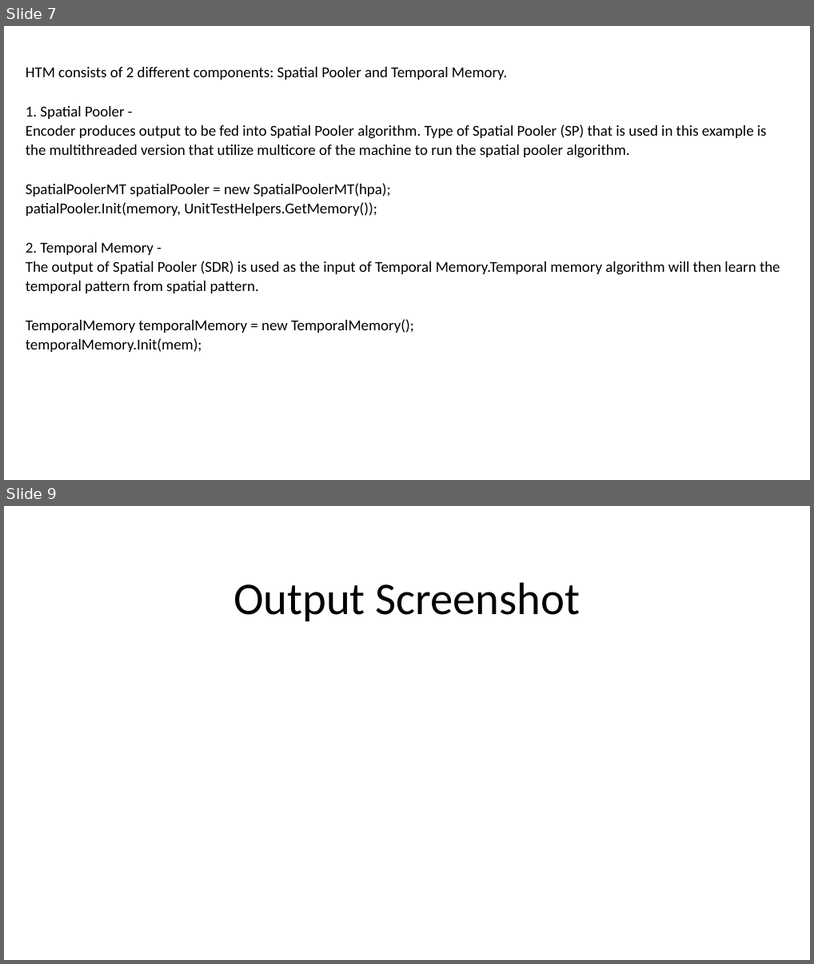
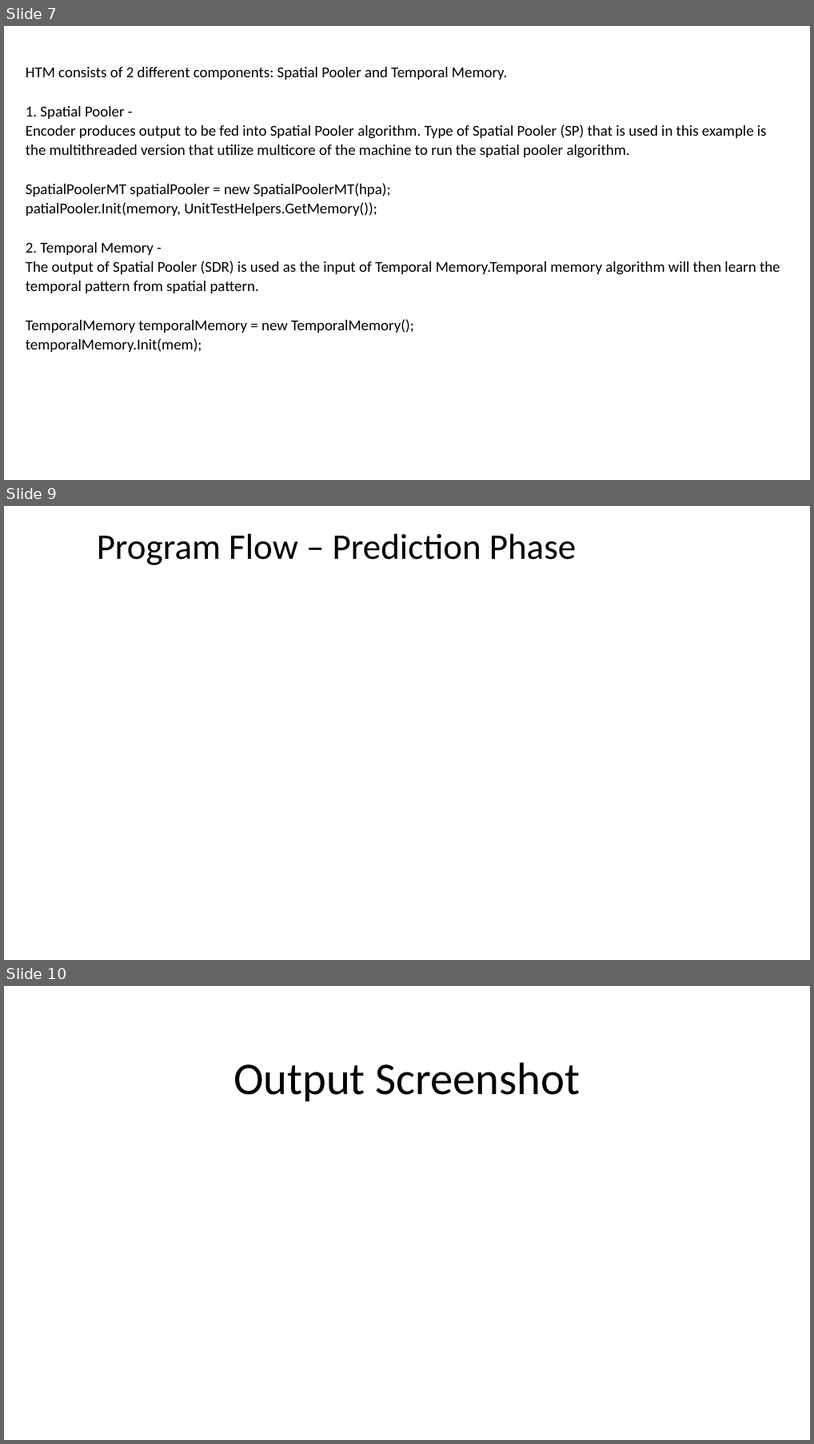
Before and after one commit to ddobric/neocortexapi, a slide deck: source/MySEProject/Documentation/ML2223_15 Approve Prediction of Multisequence Learning.pptx. Shown one above the other, each under a label of ours: slides 7 and 9 before the commit, slides 7, 9 and 10 after it; the slides between them are not shown. The pictures are 814x964 and 814x1444 pixels, drawn with LibreOffice and Linux fonts; fonts in the diff are those of the drawing. Boxes give left, top, right and bottom in pixels: in the first picture for what was removed or moved away, otherwise in the second. Text is boxed around its words. In the diff, an @@ line names an element or a change of style, - is before the commit and + after.

Commit message:
Added program flow in the ppt file

```diff
--- a/source/MySEProject/Documentation/ML2223_15 Approve Prediction of Multisequence Learning.pptx
+++ b/source/MySEProject/Documentation/ML2223_15 Approve Prediction of Multisequence Learning.pptx
@@ slide 9 added at [4,506,810,960], background #FFFFFF @@
@@ text added at [97,533,576,565], 42.9 pt, text #000000 @@
+Program Flow – Prediction Phase
@@ what was slide 9 is now slide 10 @@
```
Also in this commit, not shown: 1 slide changed, 2 other slides added, 2 slides removed.
